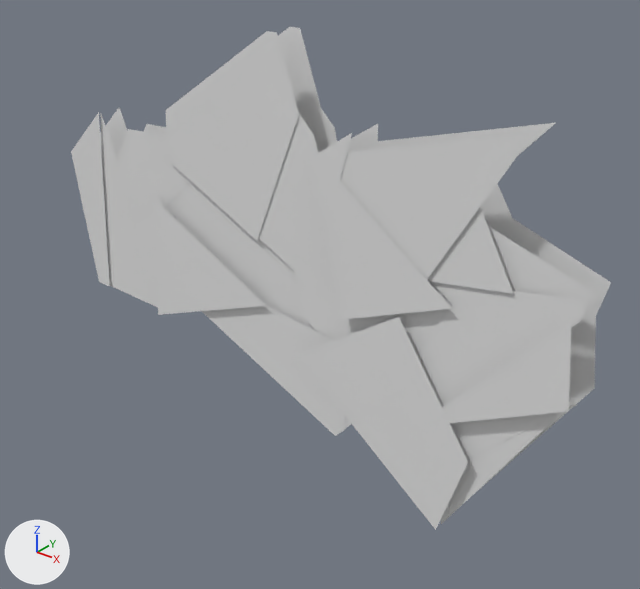
The glTF model assets/blueprints/LargeOre.glb: old version first, new version second.
Both versions are drawn from a 50 mm camera at (125.4, -145.1, 99.9) aimed at (4.5, 6.1, 6.2). Lighting does not change. The marker at lower left points along +X, +Y and +Z. Where no turn or scale is listed for an object, it has been applied to the vertices.

Names of what the first picture shows: 'LargeOre', 'OrePiece', 'OrePiece.001', 'OrePiece.002', 'OrePiece.003', 'OrePiece.004', 'OrePiece.005', 'OrePiece.006', 'OrePiece.007', 'OrePiece.008', 'OrePiece.009', 'OrePiece.010', 'OrePiece.012', 'OrePiece.014', 'OrePiece.015', 'OrePiece.016', 'OrePiece.017', 'OrePiece.018', 'OrePiece.019', 'OrePiece.020', 'OrePiece.021', 'OrePiece.022'.
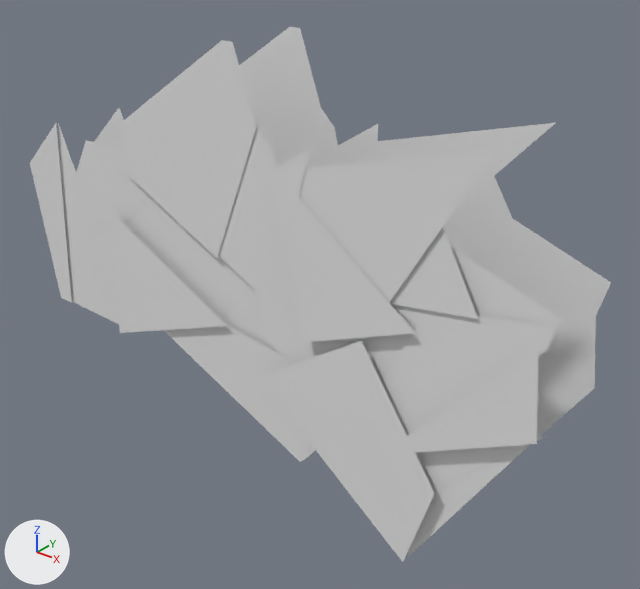
Where the change shows, as pixel boxes [x1, y1, x2, y2] in the pictures (640 x 589 px):
'OrePiece.022', moved
    before: [296, 317, 468, 530]
    after: [258, 341, 435, 562]
'OrePiece.007', moved
    before: [166, 31, 299, 241]
    after: [122, 40, 256, 258]
'OrePiece.015', moved
    before: [340, 133, 534, 315]
    after: [299, 150, 497, 339]
'OrePiece.018', moved
    before: [417, 282, 588, 407]
    after: [381, 304, 556, 435]
'OrePiece.012', moved
    before: [325, 181, 452, 320]
    after: [285, 197, 415, 342]
'OrePiece.006', moved
    before: [165, 182, 316, 331]
    after: [124, 196, 278, 353]
'OrePiece.009', moved
    before: [202, 306, 345, 436]
    after: [164, 325, 310, 462]
'OrePiece.008', moved
    before: [258, 114, 336, 292]
    after: [218, 126, 297, 313]
'OrePiece.005', moved
    before: [153, 198, 266, 315]
    after: [111, 212, 227, 333]
'OrePiece.019', moved
    before: [413, 320, 572, 427]
    after: [379, 348, 538, 455]
'OrePiece.002', moved
    before: [101, 114, 158, 307]
    after: [58, 123, 119, 324]
'OrePiece.016', moved
    before: [427, 207, 513, 294]
    after: [389, 227, 478, 319]
'OrePiece.001', moved
    before: [71, 112, 110, 286]
    after: [30, 123, 72, 303]
'OrePiece.017', moved
    before: [488, 226, 597, 302]
    after: [451, 247, 565, 330]
'OrePiece.020', moved
    before: [450, 404, 578, 459]
    after: [416, 436, 547, 490]
'OrePiece.003', moved
    before: [122, 161, 191, 221]
    after: [81, 174, 149, 235]
'OrePiece.021', moved
    before: [441, 413, 561, 524]
    after: [408, 445, 529, 556]
'OrePiece.014', moved
    before: [309, 133, 352, 232]
    after: [267, 148, 310, 252]
'OrePiece', moved
    before: [118, 129, 168, 173]
    after: [76, 140, 126, 186]
'OrePiece.004', moved
    before: [130, 204, 165, 301]
    after: [89, 218, 124, 317]
'OrePiece.010', moved
    before: [345, 416, 351, 429]
    after: [309, 444, 315, 455]
'LargeOre', unchanged, uncovered by the edit
    before: [100, 27, 611, 487]
    after: [94, 27, 611, 437]

The change, as a list of edits to the scene's bpy script:
```text
Change ob_orepiece:
    ob_orepiece.location: (0.0, 5.5, 0.0) -> (0.0, -8.5, 0.0)
Change ob_orepiece_001:
    ob_orepiece_001.location: (0.0, 4.9, 0.0) -> (0.0, -9.1, 0.0)
Change ob_orepiece_002:
    ob_orepiece_002.location: (0.0, 5.5, 0.0) -> (0.0, -8.5, 0.0)
Change ob_orepiece_003:
    ob_orepiece_003.location: (0.0, 5.5, 0.0) -> (0.0, -8.5, 0.0)
Change ob_orepiece_004:
    ob_orepiece_004.location: (0.0, 3.5, 0.0) -> (0.0, -10.5, 0.0)
Change ob_orepiece_005:
    ob_orepiece_005.location: (0.0, 2.6, 0.0) -> (0.0, -11.4, 0.0)
Change ob_orepiece_006:
    ob_orepiece_006.location: (0.0, 5.6, 0.0) -> (0.0, -8.4, 0.0)
Change ob_orepiece_007:
    ob_orepiece_007.location: (0.0, 4.2, 0.0) -> (0.0, -9.8, 0.0)
Change ob_orepiece_008:
    ob_orepiece_008.location: (0.0, 4.5, 0.0) -> (0.0, -9.5, 0.0)
Change ob_orepiece_009:
    ob_orepiece_009.location: (0.0, 4.0, 0.0) -> (0.0, -10.0, 0.0)
Change ob_orepiece_010:
    ob_orepiece_010.location: (0.0, 4.2, 0.0) -> (0.0, -9.8, 0.0)
Change ob_orepiece_012:
    ob_orepiece_012.location: (0.0, 2.3, 0.0) -> (0.0, -11.7, 0.0)
Change ob_orepiece_014:
    ob_orepiece_014.location: (0.0, 2.6, 0.0) -> (0.0, -11.4, 0.0)
Change ob_orepiece_015:
    ob_orepiece_015.location: (0.0, 2.8, 0.0) -> (0.0, -11.2, 0.0)
Change ob_orepiece_016:
    ob_orepiece_016.location: (0.0, 3.3, 0.0) -> (0.0, -10.7, 0.0)
Change ob_orepiece_017:
    ob_orepiece_017.location: (0.0, 5.3, 0.0) -> (0.0, -8.7, 0.0)
Change ob_orepiece_018:
    ob_orepiece_018.location: (0.0, 3.9, 0.0) -> (0.0, -10.1, 0.0)
Change ob_orepiece_019:
    ob_orepiece_019.location: (0.0, 2.1, 0.0) -> (0.0, -11.9, 0.0)
Change ob_orepiece_020:
    ob_orepiece_020.location: (0.0, 4.4, 0.0) -> (0.0, -9.6, 0.0)
Change ob_orepiece_021:
    ob_orepiece_021.location: (0.0, 4.4, 0.0) -> (0.0, -9.6, 0.0)
Change ob_orepiece_022:
    ob_orepiece_022.location: (0.0, 2.1, 0.0) -> (0.0, -11.9, 0.0)
```
